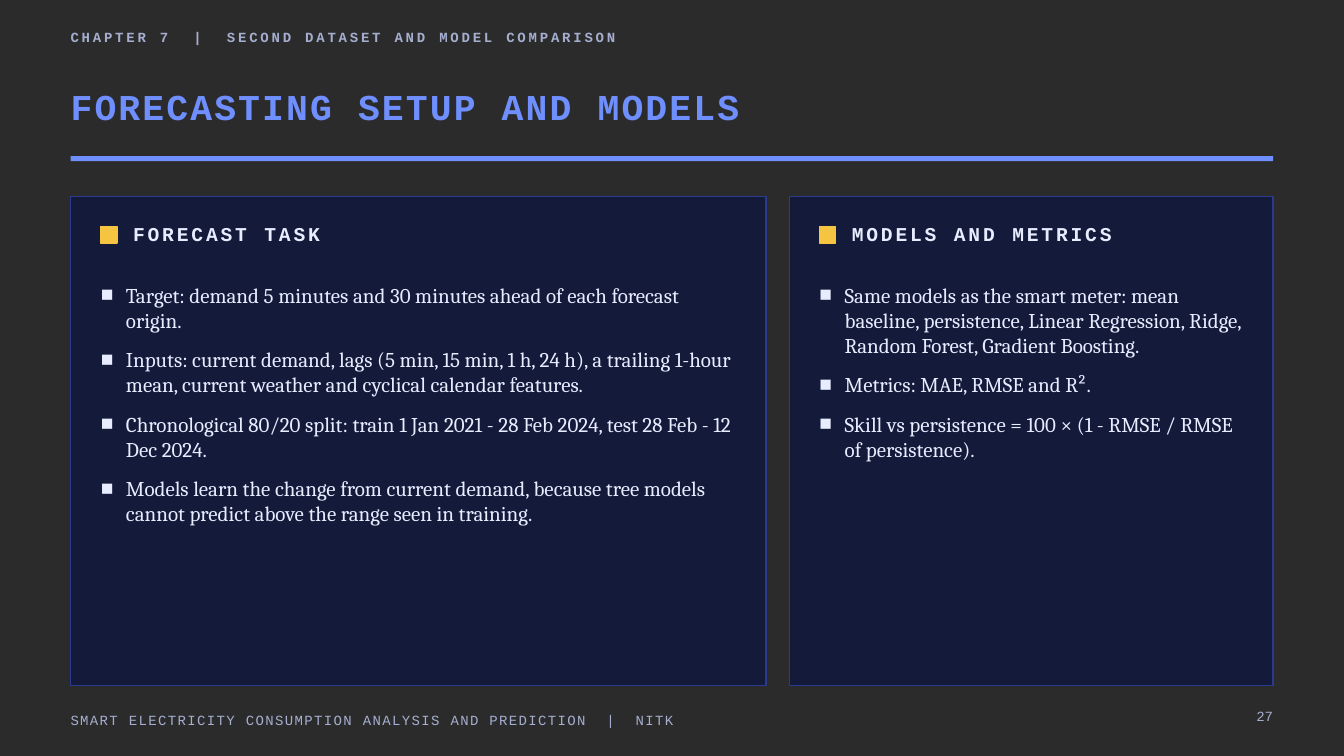
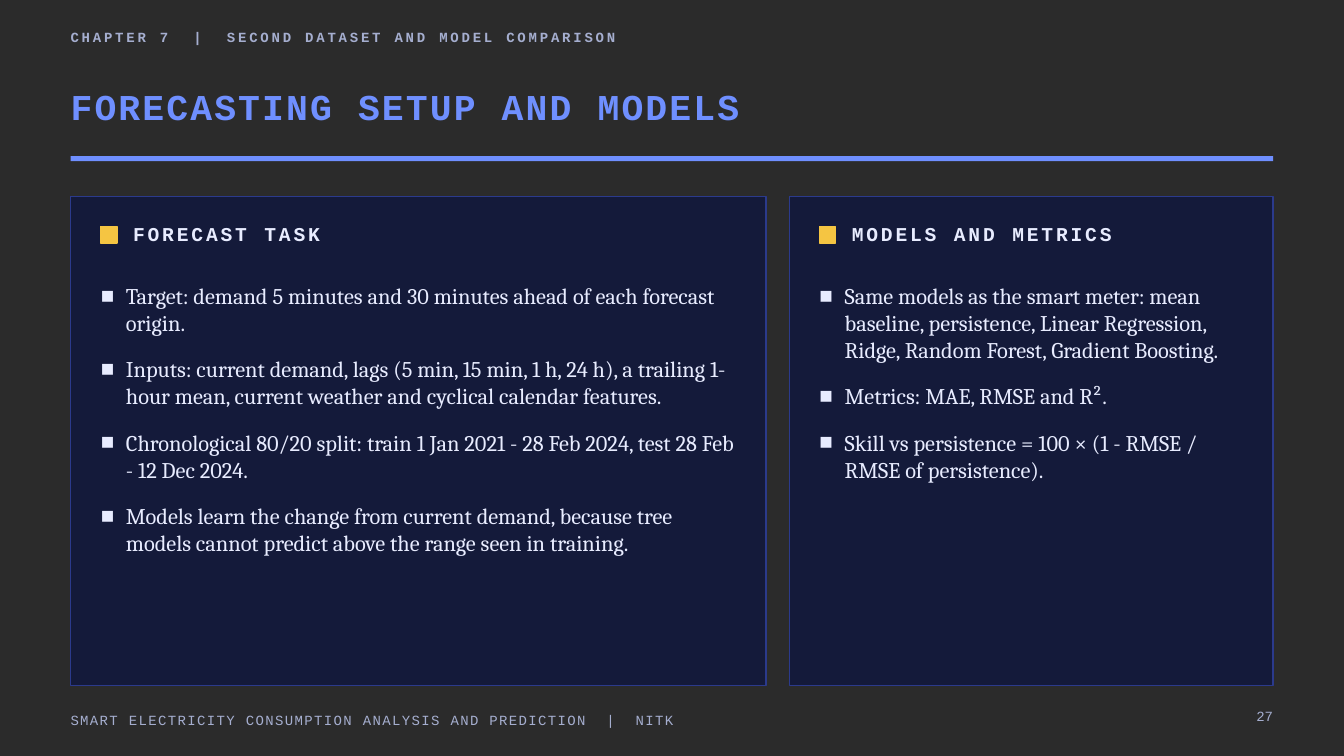
Before and after one commit to ishan5608/AIDS_miniproject, a slide deck: slide 27 of Smart_Electricity_Consumption_Analysis_Pixel_v2.pptx. Drawn at 1344x756 pixels with LibreOffice and Linux fonts; fonts in the diff are those of the drawing; background and template pictures are left out; a plain dark background stands for a picture behind light text. Boxes give left, top, right and bottom in pixels: in the first picture for what was removed or moved away, otherwise in the second. Text is boxed around its words. In the diff, an @@ line names an element or a change of style, - is before the commit and + after.

```diff
--- a/Smart_Electricity_Consumption_Analysis_Pixel_v2.pptx
+++ b/Smart_Electricity_Consumption_Analysis_Pixel_v2.pptx
@@ text "Target: demand 5 minutes and ..." at bbox=[126, 288, 734, 556]: size 15 to 16 pt; more space between paragraphs @@
@@ text "Same models as the smart ..." at bbox=[845, 288, 1218, 483]: size 15 to 16 pt; more space between paragraphs @@
```
Also in this commit, not shown: 2 other slides changed, 6 other files.
